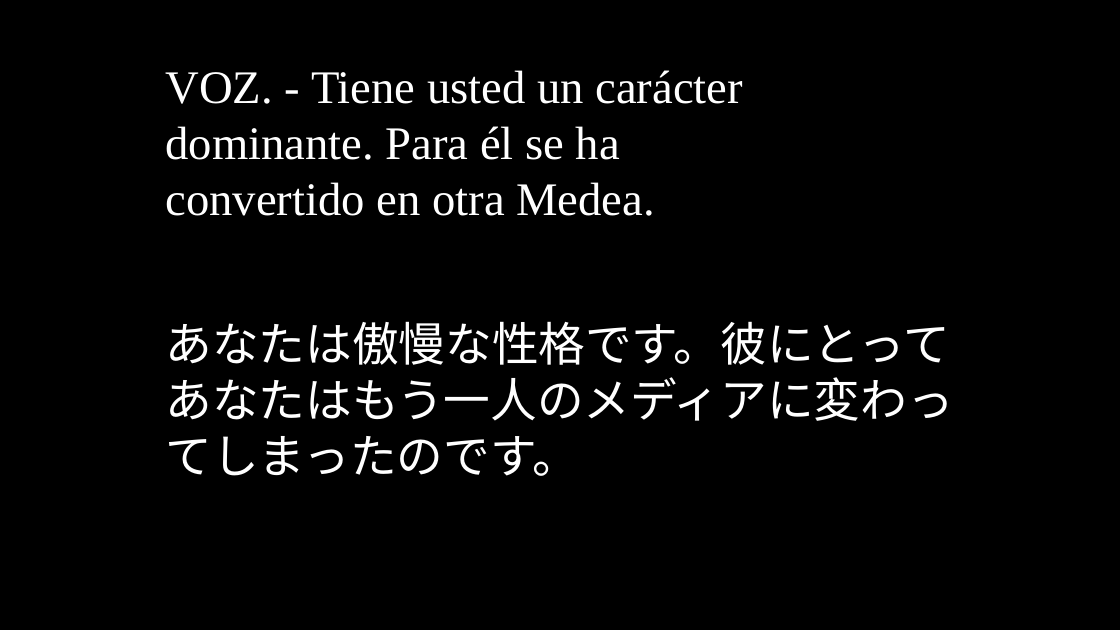
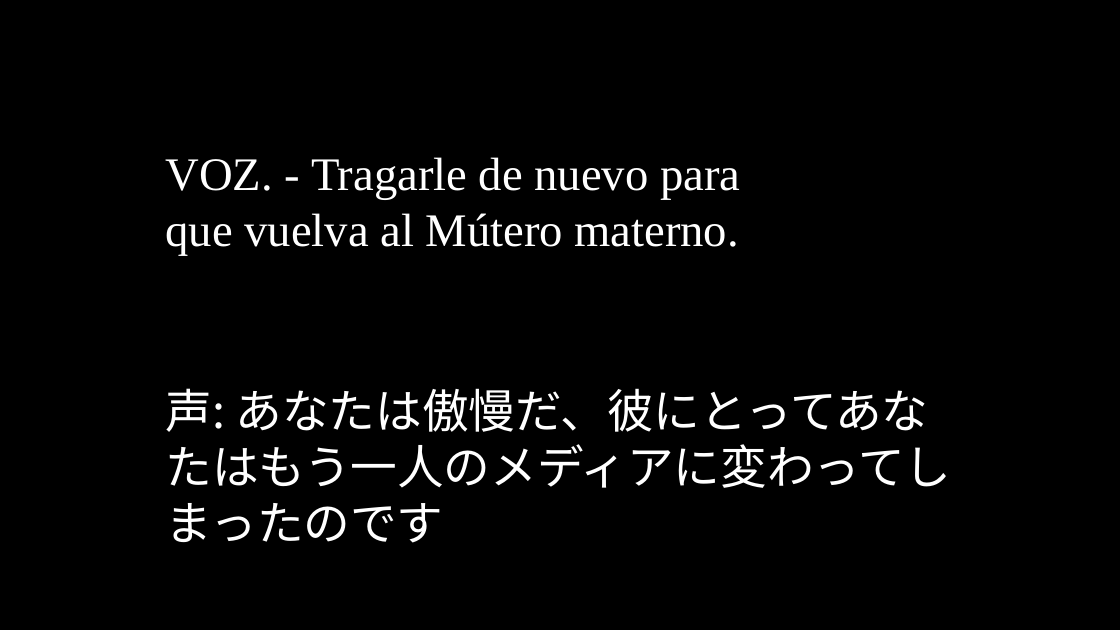
Before and after one commit to oulcggc/lang-drama-caption, a slide deck: slide 156 of complete-cap.pptx (slide 154 before the commit). Drawn at 1120x630 pixels with LibreOffice and Linux fonts; fonts in the diff are those of the drawing. Boxes give left, top, right and bottom in pixels: in the first picture for what was removed or moved away, otherwise in the second. Text is boxed around its words. In the diff, an @@ line names an element or a change of style, - is before the commit and + after.

```diff
--- a/complete-cap.pptx
+++ b/complete-cap.pptx
@@ text removed at [166, 70, 742, 216] @@
-VOZ. - Tiene usted un carácter dominante. Para él se ha convertido en otra Medea.
@@ text added at [166, 157, 740, 256], 40 pt, text #FFFFFF @@
+VOZ. - Tragarle de nuevo para que vuelva al Mútero materno.
@@ text at [166, 388, 952, 543]: text changed @@
-あなたは傲慢な性格です。彼にとってあなたはもう一人のメディアに変わってしまったのです。
+声: あなたは傲慢だ、彼にとってあなたはもう一人のメディアに変わってしまったのです
```
Also in this commit, not shown: 97 other slides changed, 60 slides added, 60 slides removed, 1 other file.
